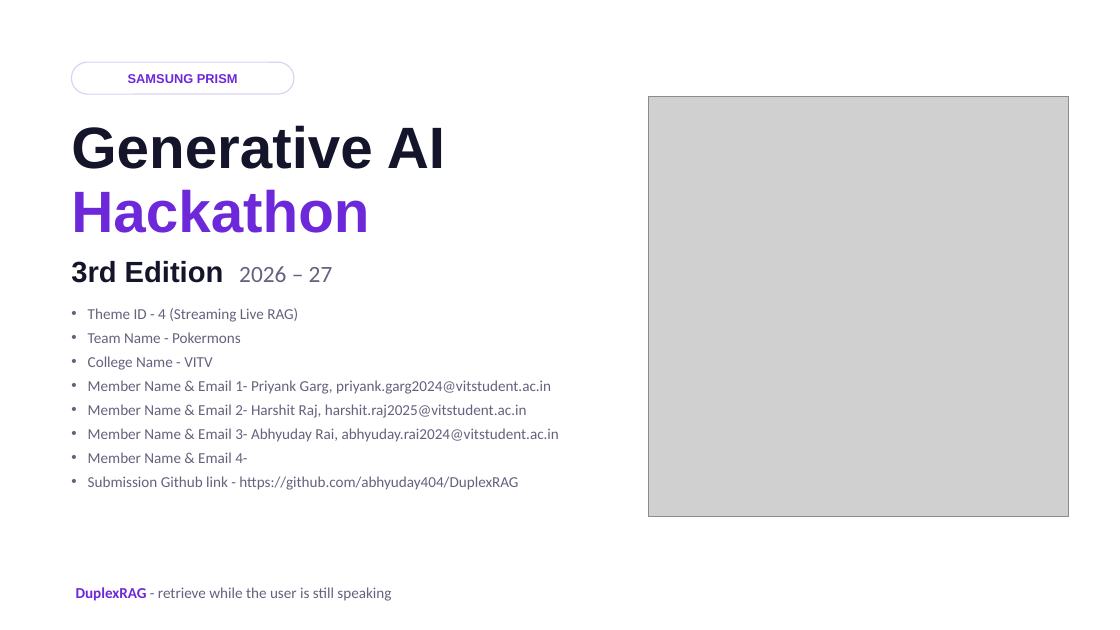
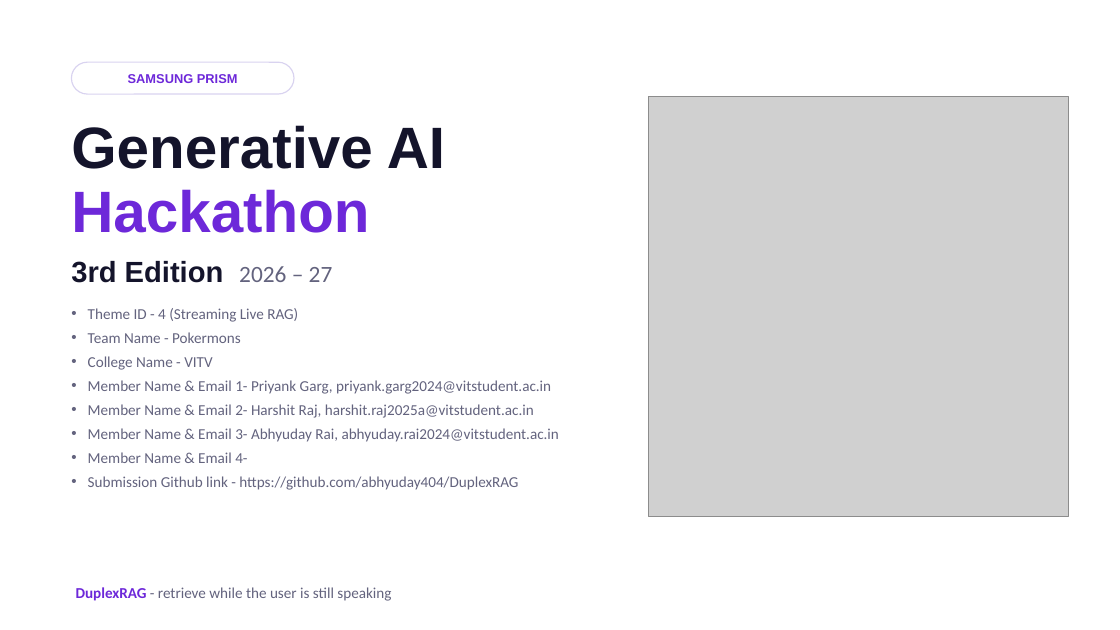
Before and after one commit to abhyuday404/DuplexRAG, a slide deck: slide 1 of submission/VITV_Pokermons_Submission.pptx. Drawn at 1120x630 pixels with LibreOffice and Linux fonts; fonts in the diff are those of the drawing; grey boxes stand for pictures. Boxes give left, top, right and bottom in pixels: in the first picture for what was removed or moved away, otherwise in the second. Text is boxed around its words. In the diff, an @@ line names an element or a change of style, - is before the commit and + after.

```diff
--- a/submission/VITV_Pokermons_Submission.pptx
+++ b/submission/VITV_Pokermons_Submission.pptx
@@ text at bbox=[88, 404, 534, 418]: text changed @@
-• Member Name & Email 2- Harshit Raj, harshit.raj2025@vitstudent.ac.in
+• Member Name & Email 2- Harshit Raj, harshit.raj2025a@vitstudent.ac.in
```
Also in this commit, not shown: 2 other files.
